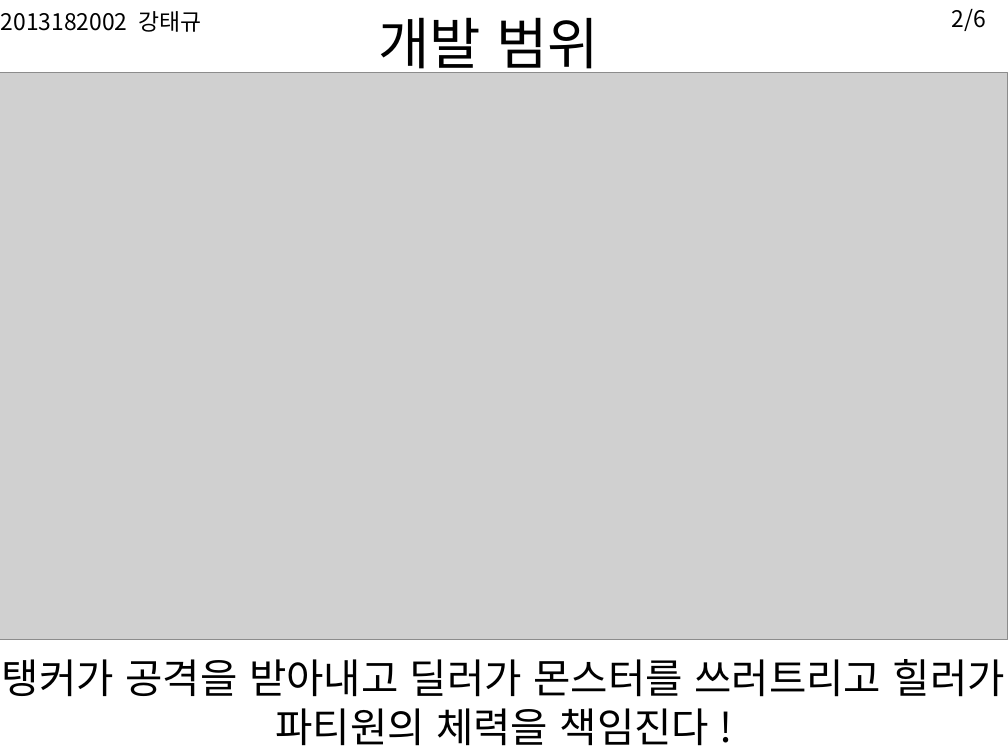
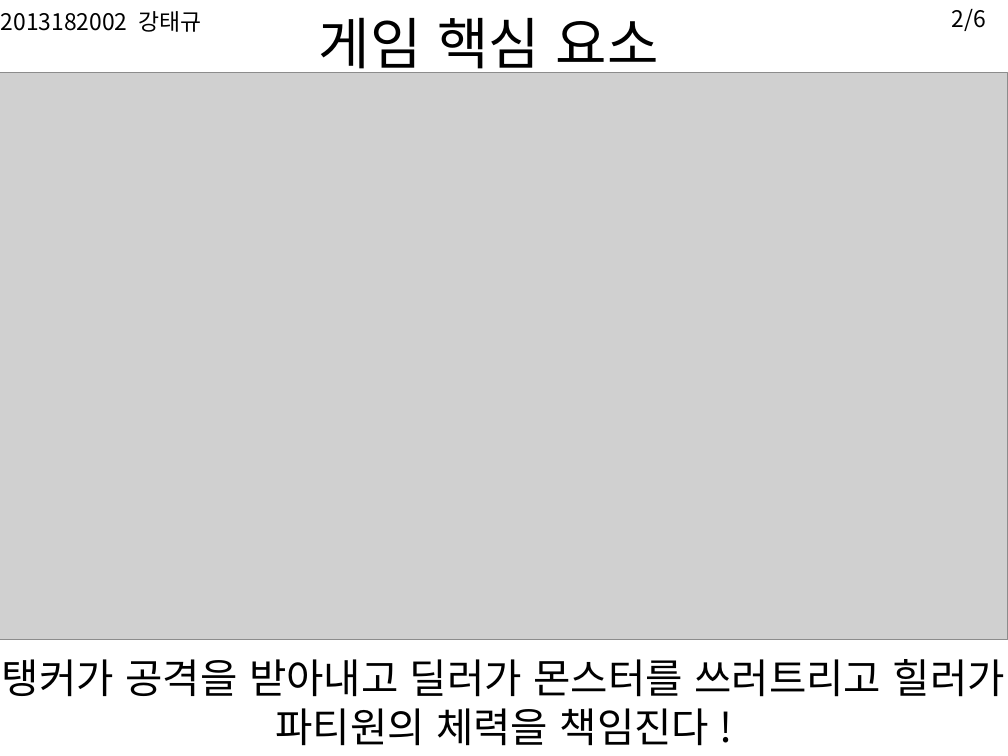
Before and after one commit to Ryuseo/2D_game_programing, a slide deck: slide 2 of 2d_game_report 2.pptx. Drawn at 1008x756 pixels with LibreOffice and Linux fonts; fonts in the diff are those of the drawing; grey boxes stand for pictures; background and template pictures are left out. Boxes give left, top, right and bottom in pixels: in the first picture for what was removed or moved away, otherwise in the second. Text is boxed around its words. In the diff, an @@ line names an element or a change of style, - is before the commit and + after.

```diff
--- a/2d_game_report 2.pptx
+++ b/2d_game_report 2.pptx
@@ title at box(319, 17, 659, 79): text changed @@
-개발 범위
+게임 핵심 요소
```
Also in this commit, not shown: 1 other slide changed.
